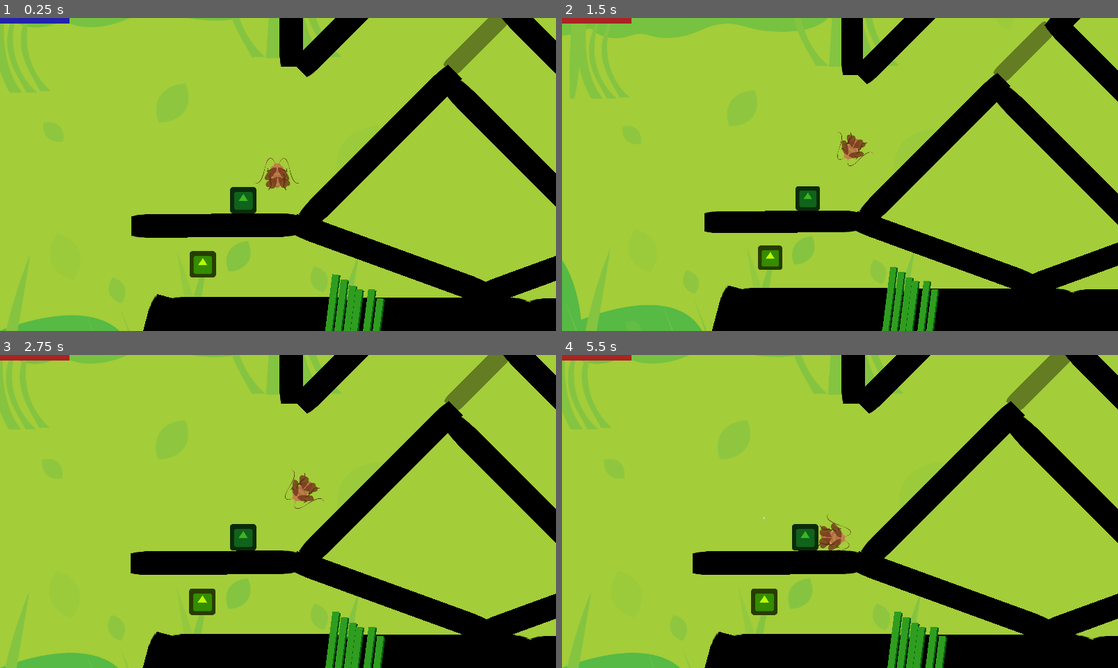
Above: before the commit, frames 1-4 (two rows, left to right).
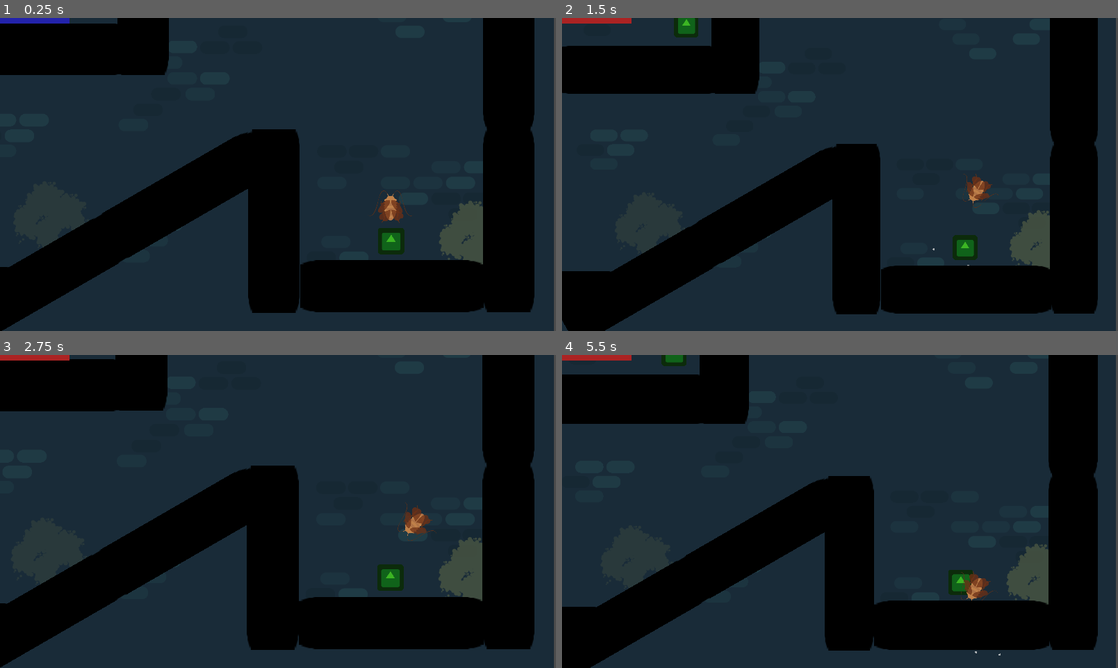
Above: after the commit, the same moments.

Repository: ChibiDenDen/Jook
Game: Godot game, scene res://Scenes/Game.tscn
Same seed, same stepped clock (60 frames per second), same inputs: the game is played once before the commit and once after it. The engine's default icon, where the game draws it, is replaced by a stand-in: a white triangle on a blue panel in a dark square.
Inputs (mouse positions are in pixels of both pictures, inside the frame that each line leads up to):
- Up to frame 1 (0.25 s): no input
- Up to frame 2 (1.5 s): move the mouse to (901, 274) at 0.52 s; hold Space (action) 0.53-1.28 s; hold Right (ui_right) from 0.53 s (still down); click (901, 274) at 0.67 s; tap Up (ui_up) at 0.77 s; move the mouse to (912, 277) at 1.27 s; tap Space (action) at 1.35 s; click (912, 277) at 1.42 s
- Up to frame 3 (2.75 s): tap Up (ui_up) at 1.52 s; move the mouse to (372, 627) at 2.02 s; release Right (ui_right) at 2.03 s; hold Left (ui_left) from 2.03 s (still down); hold Space (action) from 2.03 s (still down); click (372, 627) at 2.17 s
- Up to frame 4 (5.5 s): move the mouse to (945, 636) at 2.77 s; release Left (ui_left) at 2.78 s; release Space (action) at 2.78 s; hold Right (ui_right) 2.78-4.28 s; tap Space (action) at 2.85, 4.35 s; click (945, 636) at 2.92 s; tap Up (ui_up) at 3.02, 3.77, 4.52 s; move the mouse to (784, 661) at 3.52 s; hold Space (action) 3.53-4.28 s; click (784, 661) at 3.67 s; move the mouse to (906, 605) at 4.27 s; hold Left (ui_left) 4.28-5.03 s; click (906, 605) at 4.42 s; move the mouse to (906, 617) at 5.02 s; hold Right (ui_right) from 5.03 s (still down); hold Space (action) from 5.03 s (still down); click (906, 617) at 5.17 s

The runs differ from the first frame. In frame 1, 93% of the frame differs, in the area x 0-100%, y 0-100%; in frame 2, 92%; in frame 3, 93%; in frame 4, 93%.

Commit message:
Beginnings of construction site

Diff:
--- a/Scenes/Game.tscn
+++ b/Scenes/Game.tscn
@@ -45,7 +45,7 @@
 centered = false
 
 [node name="background-04" type="Sprite" parent="BG"]
-position = Vector2( 0, -4323 )
+position = Vector2( 0, -4320.17 )
 texture = ExtResource( 6 )
 centered = false
 
@@ -87,7 +87,7 @@
 position = Vector2( 2302.57, -588.376 )
 
 [node name="Player" type="Node2D" parent="."]
-position = Vector2( 882.488, -1545.5 )
+position = Vector2( 2165.23, 1140.54 )
 __meta__ = {
 "_edit_group_": true
 }
@@ -332,6 +332,22 @@
 position = Vector2( 2183.45, -1995.53 )
 scale = Vector2( -1, 1 )
 
+[node name="Grass4" parent="World/Grass" instance=ExtResource( 18 )]
+position = Vector2( 1575.32, -2434.15 )
+scale = Vector2( -1, 1 )
+
+[node name="Grass36" parent="World/Grass" instance=ExtResource( 18 )]
+position = Vector2( 1505.39, -2376.94 )
+scale = Vector2( -1, 1 )
+
+[node name="Grass37" parent="World/Grass" instance=ExtResource( 18 )]
+position = Vector2( 1621.93, -2478.65 )
+scale = Vector2( -1, 1 )
+
+[node name="Grass38" parent="World/Grass" instance=ExtResource( 18 )]
+position = Vector2( 1549.89, -2408.72 )
+scale = Vector2( -1, 1 )
+
 [node name="Grass27" parent="World/Grass" instance=ExtResource( 18 )]
 position = Vector2( 433.45, -2243.53 )
 scale = Vector2( -1, 1 )
@@ -374,7 +390,7 @@
 scale = Vector2( -1, 1 )
 
 [node name="Grass3" parent="World/Grass" instance=ExtResource( 18 )]
-position = Vector2( 2382.05, -2898.2 )
+position = Vector2( 2382.05, -2896.08 )
 scale = Vector2( -1, -1 )
 
 [node name="Grass17" parent="World/Grass" instance=ExtResource( 18 )]
@@ -390,6 +406,18 @@
 
 [node name="Grass26" parent="World/Grass" instance=ExtResource( 18 )]
 position = Vector2( 481.21, -2218.5 )
+
+[node name="Grass39" parent="World/Grass" instance=ExtResource( 18 )]
+position = Vector2( 921.947, -2570.24 )
+
+[node name="Grass40" parent="World/Grass" instance=ExtResource( 18 )]
+position = Vector2( 911.352, -2587.19 )
+
+[node name="Grass41" parent="World/Grass" instance=ExtResource( 18 )]
+position = Vector2( 904.995, -2602.03 )
+
+[node name="Grass42" parent="World/Grass" instance=ExtResource( 18 )]
+position = Vector2( 934.66, -2546.93 )
 
 [node name="Grass18" parent="World/Grass" instance=ExtResource( 18 )]
 position = Vector2( 2243.71, -1151.32 )
@@ -488,6 +516,12 @@
 scale = Vector2( 1.033, 15 )
 physics_material_override = SubResource( 1 )
 
+[node name="Wall107" parent="World/Tree" instance=ExtResource( 13 )]
+position = Vector2( 733.063, -4755.5 )
+rotation = 1.5708
+scale = Vector2( 1.033, 15 )
+physics_material_override = SubResource( 1 )
+
 [node name="Wall85" parent="World/Tree" instance=ExtResource( 13 )]
 position = Vector2( -568.838, -3272.79 )
 scale = Vector2( 0.9, 7.5 )
@@ -500,6 +534,165 @@
 
 [node name="Wall92" parent="World/Tree" instance=ExtResource( 13 )]
 position = Vector2( 288, -4061.15 )
+scale = Vector2( 0.9, 8 )
+physics_material_override = SubResource( 1 )
+
+[node name="Wall99" parent="World/Tree" instance=ExtResource( 13 )]
+position = Vector2( 121.69, -4983.41 )
+scale = Vector2( 0.9, 8 )
+physics_material_override = SubResource( 1 )
+
+[node name="Wall112" parent="World/Tree" instance=ExtResource( 13 )]
+position = Vector2( 432.129, -5814.02 )
+scale = Vector2( 0.9, 8 )
+physics_material_override = SubResource( 1 )
+
+[node name="Wall117" parent="World/Tree" instance=ExtResource( 13 )]
+position = Vector2( 432.129, -5488.32 )
+scale = Vector2( 0.9, 8 )
+physics_material_override = SubResource( 1 )
+
+[node name="Wall130" parent="World/Tree" instance=ExtResource( 13 )]
+position = Vector2( 1108.13, -5034.32 )
+scale = Vector2( 0.9, 8 )
+physics_material_override = SubResource( 1 )
+
+[node name="Wall113" parent="World/Tree" instance=ExtResource( 13 )]
+position = Vector2( 432.129, -6312.39 )
+scale = Vector2( 0.9, 8 )
+physics_material_override = SubResource( 1 )
+
+[node name="Wall100" parent="World/Tree" instance=ExtResource( 13 )]
+position = Vector2( 121.69, -4509.68 )
+scale = Vector2( 0.9, 8 )
+physics_material_override = SubResource( 1 )
+
+[node name="Wall101" parent="World/Tree" instance=ExtResource( 13 )]
+position = Vector2( -132.814, -4514.72 )
+rotation = 1.5708
+scale = Vector2( 0.9, 8 )
+physics_material_override = SubResource( 1 )
+
+[node name="Wall106" parent="World/Tree" instance=ExtResource( 13 )]
+position = Vector2( -963.619, -4768.67 )
+rotation = 1.5708
+scale = Vector2( 0.9, 11 )
+physics_material_override = SubResource( 1 )
+
+[node name="Wall102" parent="World/Tree" instance=ExtResource( 13 )]
+position = Vector2( -26.2939, -5050.3 )
+rotation = 1.5708
+scale = Vector2( 0.9, 8 )
+physics_material_override = SubResource( 1 )
+
+[node name="Wall103" parent="World/Tree" instance=ExtResource( 13 )]
+position = Vector2( -408.263, -5689.8 )
+scale = Vector2( 0.9, 8 )
+physics_material_override = SubResource( 1 )
+
+[node name="Wall108" parent="World/Tree" instance=ExtResource( 13 )]
+position = Vector2( -408.263, -5275.4 )
+scale = Vector2( 0.9, 8 )
+physics_material_override = SubResource( 1 )
+
+[node name="Wall115" parent="World/Tree" instance=ExtResource( 13 )]
+position = Vector2( -1455.02, -5049.58 )
+scale = Vector2( 0.9, 8 )
+physics_material_override = SubResource( 1 )
+
+[node name="Wall119" parent="World/Tree" instance=ExtResource( 13 )]
+position = Vector2( -992.817, -5049.58 )
+scale = Vector2( 0.9, 8 )
+physics_material_override = SubResource( 1 )
+
+[node name="Wall120" parent="World/Tree" instance=ExtResource( 13 )]
+position = Vector2( -1210.82, -5577.58 )
+scale = Vector2( 0.9, 8 )
+physics_material_override = SubResource( 1 )
+
+[node name="Wall125" parent="World/Tree" instance=ExtResource( 13 )]
+position = Vector2( -850.257, -6049.52 )
+scale = Vector2( 0.9, 8 )
+physics_material_override = SubResource( 1 )
+
+[node name="Wall121" parent="World/Tree" instance=ExtResource( 13 )]
+position = Vector2( -1210.82, -6347.58 )
+scale = Vector2( 0.9, 8 )
+physics_material_override = SubResource( 1 )
+
+[node name="Wall127" parent="World/Tree" instance=ExtResource( 13 )]
+position = Vector2( -378.32, -6428.79 )
+scale = Vector2( 0.9, 8 )
+physics_material_override = SubResource( 1 )
+
+[node name="Wall109" parent="World/Tree" instance=ExtResource( 13 )]
+position = Vector2( -806.767, -5561.42 )
+rotation = 1.5708
+scale = Vector2( 0.9, 12 )
+physics_material_override = SubResource( 1 )
+
+[node name="Wall116" parent="World/Tree" instance=ExtResource( 13 )]
+position = Vector2( -1033.27, -5050.78 )
+rotation = 1.5708
+scale = Vector2( 0.9, 10 )
+physics_material_override = SubResource( 1 )
+
+[node name="Wall110" parent="World/Tree" instance=ExtResource( 13 )]
+position = Vector2( -179.055, -5922.3 )
+rotation = 1.5708
+scale = Vector2( 0.9, 8 )
+physics_material_override = SubResource( 1 )
+
+[node name="Wall111" parent="World/Tree" instance=ExtResource( 13 )]
+position = Vector2( 438.991, -5587.87 )
+rotation = 1.5708
+scale = Vector2( 0.9, 8 )
+physics_material_override = SubResource( 1 )
+
+[node name="Wall122" parent="World/Tree" instance=ExtResource( 13 )]
+position = Vector2( -1298.71, -6345.87 )
+rotation = 1.5708
+scale = Vector2( 0.9, 2 )
+physics_material_override = SubResource( 1 )
+
+[node name="Wall123" parent="World/Tree" instance=ExtResource( 13 )]
+position = Vector2( -1421.01, -6444.09 )
+rotation = 1.5708
+scale = Vector2( 0.9, 2 )
+physics_material_override = SubResource( 1 )
+
+[node name="Wall118" parent="World/Tree" instance=ExtResource( 13 )]
+position = Vector2( 828.764, -5929.59 )
+rotation = 1.5708
+scale = Vector2( 0.9, 8 )
+physics_material_override = SubResource( 1 )
+
+[node name="Wall129" parent="World/Tree" instance=ExtResource( 13 )]
+position = Vector2( 926.235, -6209.29 )
+scale = Vector2( 0.9, 8 )
+physics_material_override = SubResource( 1 )
+
+[node name="Wall114" parent="World/Tree" instance=ExtResource( 13 )]
+position = Vector2( 377.005, -6316.54 )
+rotation = 1.5708
+scale = Vector2( 0.9, 10 )
+physics_material_override = SubResource( 1 )
+
+[node name="Wall128" parent="World/Tree" instance=ExtResource( 13 )]
+position = Vector2( -108.456, -6443.62 )
+rotation = 1.5708
+scale = Vector2( 0.9, 8 )
+physics_material_override = SubResource( 1 )
+
+[node name="Wall124" parent="World/Tree" instance=ExtResource( 13 )]
+position = Vector2( -933.403, -6296.94 )
+rotation = 1.5708
+scale = Vector2( 0.9, 8 )
+physics_material_override = SubResource( 1 )
+
+[node name="Wall126" parent="World/Tree" instance=ExtResource( 13 )]
+position = Vector2( -479.575, -6185.69 )
+rotation = 1.5708
 scale = Vector2( 0.9, 8 )
 physics_material_override = SubResource( 1 )
 
@@ -611,15 +804,9 @@
 physics_material_override = SubResource( 1 )
 
 [node name="Wall79" parent="World/Tree" instance=ExtResource( 13 )]
-position = Vector2( -609.29, -3978.63 )
-rotation = -0.523599
-scale = Vector2( 0.874825, 3.96021 )
-physics_material_override = SubResource( 1 )
-
-[node name="Wall80" parent="World/Tree" instance=ExtResource( 13 )]
-position = Vector2( -725.831, -4179.93 )
-rotation = -0.523599
-scale = Vector2( 0.874825, 3.96021 )
+position = Vector2( -615.29, -4060.63 )
+rotation = -0.698132
+scale = Vector2( 0.875, 4 )
 physics_material_override = SubResource( 1 )
 
 [node name="Wall81" parent="World/Tree" instance=ExtResource( 13 )]
@@ -689,3 +876,15 @@
 [node name="Checkpoint11" parent="World/Tree" instance=ExtResource( 2 )]
 position = Vector2( -820.13, -4054.39 )
 physics_material_override = SubResource( 3 )
+
+[node name="Checkpoint13" parent="World/Tree" instance=ExtResource( 2 )]
+position = Vector2( -839.2, -5622.39 )
+physics_material_override = SubResource( 3 )
+
+[node name="Checkpoint14" parent="World/Tree" instance=ExtResource( 2 )]
+position = Vector2( 497.842, -5647.82 )
+physics_material_override = SubResource( 3 )
+
+[node name="Checkpoint12" parent="World/Tree" instance=ExtResource( 2 )]
+position = Vector2( -167.501, -3514.06 )
+physics_material_override = SubResource( 3 )
